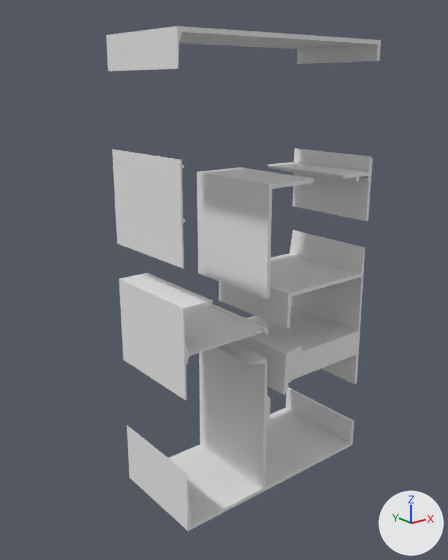
The OBJ model my_floorplan_3d.obj as it was, and as the next commit left it.
Rendered twice from a 50 mm camera at (-72.0, -238.0, -25.0) aimed at (102.0, -20.0, -112.0). Every picture has the same lights, and +X, +Y and +Z are marked at lower right. Where no turn or scale is listed for an object, it has been applied to the vertices.

Names of what the first picture shows: 'geometry_0', 'geometry_1', 'geometry_2', 'geometry_3', 'geometry_4', 'geometry_5', 'geometry_6'.
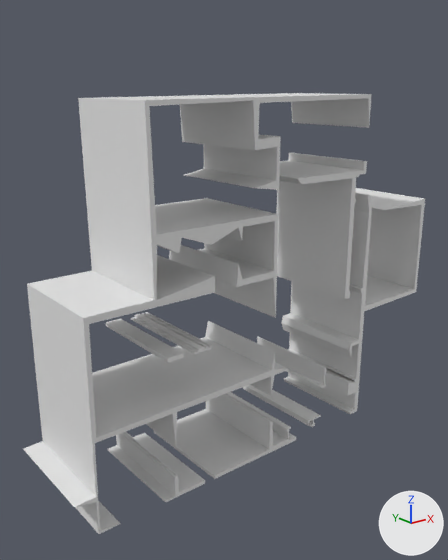
The change, as a list of edits to the scene's bpy script:
```text
Change me_geometry_0:
    used by ob_geometry_0; location = (0.0, 0.0, 0.0)
    remove me_geometry_0.from_pydata(...)  # 32 vertices, 60 faces; spans x 58.0..167.8, y -50.0..0.0, z -211.8..-142.0
    add me_geometry_0.from_pydata(...)  # 44 vertices, 84 faces; spans x 132.0..140.8, y -50.0..0.0, z -188.8..-184.0
    me_geometry_0 part 1: the whole mesh is rebuilt
Change me_geometry_1:
    used by ob_geometry_1; location = (0.0, 0.0, 0.0)
    remove me_geometry_1.from_pydata(...)  # 44 vertices, 84 faces; spans x 58.0..103.8, y -50.0..0.0, z -147.8..-108.0
    add me_geometry_1.from_pydata(...)  # 24 vertices, 44 faces; spans x 47.0..67.8, y -50.0..0.0, z -191.8..-181.0
    me_geometry_1 part 2: the whole mesh is rebuilt
Change me_geometry_2:
    used by ob_geometry_2; location = (0.0, 0.0, 0.0)
    remove me_geometry_2.from_pydata(...)  # 36 vertices, 68 faces; spans x 114.0..167.8, y -50.0..0.0, z -174.8..-101.0
    add me_geometry_2.from_pydata(...)  # 40 vertices, 76 faces; spans x 73.0..123.8, y -50.0..0.0, z -191.8..-175.0
    me_geometry_2 part 3: the whole mesh is rebuilt
Change me_geometry_3:
    used by ob_geometry_3; location = (0.0, 0.0, 0.0)
    remove me_geometry_3.from_pydata(...)  # 12 vertices, 20 faces; spans x 102.0..128.8, y -50.0..0.0, z -113.8..-64.0
    add me_geometry_3.from_pydata(...)  # 32 vertices, 60 faces; spans x 140.0..143.8, y -50.0..0.0, z -168.8..-158.0
    me_geometry_3 part 4: the whole mesh is rebuilt
Change me_geometry_4:
    used by ob_geometry_4; location = (0.0, 0.0, 0.0)
    remove me_geometry_4.from_pydata(...)  # 40 vertices, 76 faces; spans x 147.0..167.8, y -50.0..0.0, z -87.8..-57.0
    add me_geometry_4.from_pydata(...)  # 38 vertices, 72 faces; spans x 63.0..71.8, y -50.0..0.0, z -128.8..-127.0
    me_geometry_4 part 5: 40 vertices removed from x 147.0..167.8, y -50.0..0.0, z -87.8..-57.0
    me_geometry_4 part 6: 38 vertices added at x 63.0..71.8, y -50.0..0.0, z -128.8..-127.0
Change me_geometry_5:
    used by ob_geometry_5; location = (0.0, 0.0, 0.0)
    remove me_geometry_5.from_pydata(...)  # 24 vertices, 44 faces; spans x 58.0..59.8, y -50.0..0.0, z -91.8..-51.0
    add me_geometry_5.from_pydata(...)  # 8 vertices, 12 faces; spans x 50.0..57.8, y -50.0..0.0, z -128.8..-127.0
    me_geometry_5 part 7: the whole mesh is rebuilt
Change me_geometry_6:
    used by ob_geometry_6; location = (0.0, 0.0, 0.0)
    remove me_geometry_6.from_pydata(...)  # 16 vertices, 28 faces; spans x 58.0..167.8, y -50.0..0.0, z -19.8..-6.0
    add me_geometry_6.from_pydata(...)  # 58 vertices, 112 faces; spans x 160.0..213.8, y -50.0..0.0, z -191.8..-75.0
    me_geometry_6 part 8: 58 vertices added at x 160.0..213.8, y -50.0..0.0, z -191.8..-75.0
    me_geometry_6 part 9: 16 vertices removed from x 58.0..167.8, y -50.0..0.0, z -19.8..-6.0
Add me_geometry_8:
    me_geometry_8.from_pydata(...)  # 108 vertices, 212 faces; spans x 7.0..164.0, y -50.0..0.0, z -192.0..-29.0
Add me_geometry_7:
    me_geometry_7.from_pydata(...)  # 38 vertices, 72 faces; spans x 118.0..163.8, y -50.0..0.0, z -125.8..-59.0
Add ob_geometry_8:
    ob_geometry_8 = bpy.data.objects.new('geometry_8', me_geometry_8)
    ob_geometry_8.location = (0.0, 0.0, 0.0)
Add ob_geometry_7:
    ob_geometry_7 = bpy.data.objects.new('geometry_7', me_geometry_7)
    ob_geometry_7.location = (0.0, 0.0, 0.0)
```

Location of each change, (x1, y1, x2, y2) in pixels of the pictures (448 x 560 px):
'geometry_8', added
    after: (23, 93, 372, 534)
'geometry_6', reshaped (47% narrower, 393% taller)
    before: (106, 26, 381, 71)
    after: (281, 188, 425, 414)
'geometry_0', reshaped (65% narrower, 77% shorter)
    before: (127, 342, 354, 531)
    after: (243, 385, 321, 427)
'geometry_2', reshaped
    before: (219, 230, 365, 395)
    after: (154, 392, 296, 479)
'geometry_1', reshaped
    before: (119, 273, 269, 400)
    after: (108, 432, 205, 502)
'geometry_3', reshaped (40% narrower, 61% shorter)
    before: (197, 167, 314, 299)
    after: (257, 337, 327, 388)
'geometry_7', added
    after: (276, 153, 367, 299)
'geometry_5', reshaped (7% wider, 62% shorter)
    before: (112, 149, 185, 268)
    after: (106, 319, 184, 363)
'geometry_4', reshaped (23% narrower, 42% shorter)
    before: (268, 148, 373, 221)
    after: (131, 312, 212, 354)
part 5 of me_geometry_4, deleted
    before: (268, 148, 373, 221)
part 6 of me_geometry_4, added
    after: (131, 312, 212, 354)
part 8 of me_geometry_6, added
    after: (281, 188, 425, 414)
part 9 of me_geometry_6, deleted
    before: (106, 26, 381, 71)
